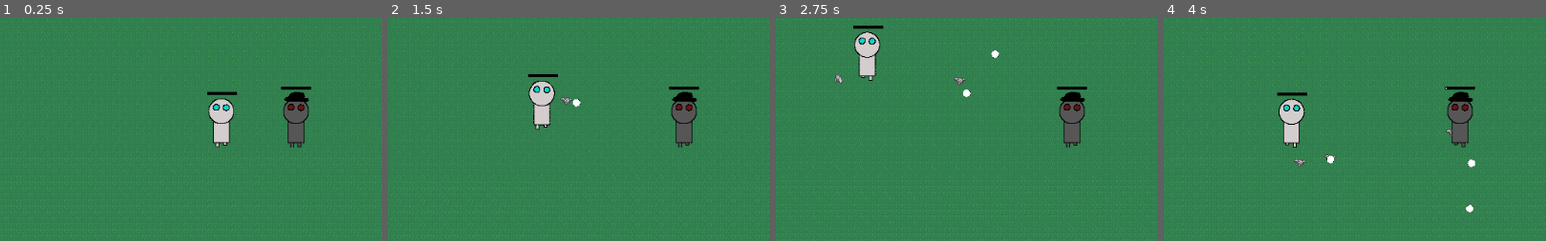
Above: before the commit, frames 1-4 (left to right).
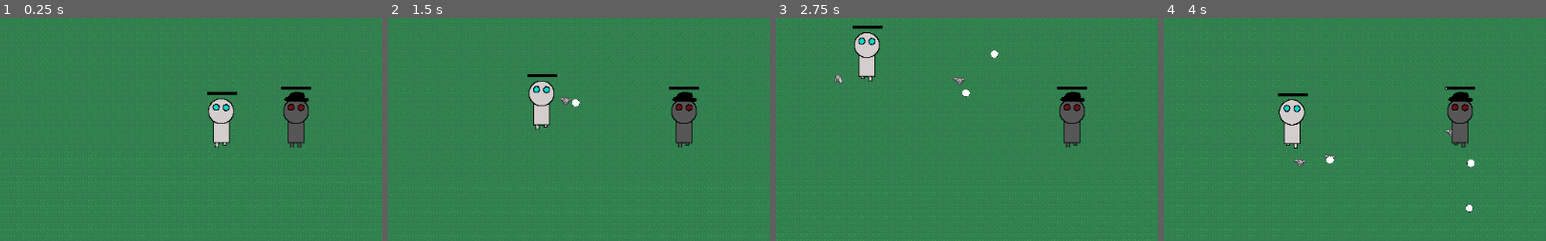
Above: after the commit, the same moments.

Repository: doomium-chloride/kiwijam2021-ADAPT
Game: Godot game, scene res://Levels/TestLevel.tscn
Same seed, same stepped clock (60 frames per second), same inputs: the game is played once before the commit and once after it. This scene is started directly instead of the project's main scene.
Inputs (mouse positions are % of the whole screen's width and height, from its top left):
- Up to frame 1 (0.25 s): no input
- Up to frame 2 (1.5 s): tap Enter (ui_accept) at 0.5, 0.77 s; move the mouse to (72, 45) at 0.52 s; hold Right (ui_right) 0.53-1.28 s; tap A (wasd_a) at 0.6 s; click (72, 45) at 0.67 s; move the mouse to (30, 55) at 1.27 s; hold Down (ui_down) from 1.28 s (still down); tap D (wasd_d) at 1.35 s
- Up to frame 3 (2.75 s): tap Enter (ui_accept) at 1.52 s; move the mouse to (60, 28) at 2.02 s; release Down (ui_down) at 2.03 s; hold Right (ui_right) from 2.03 s (still down); tap S (wasd_s) at 2.1 s
- Up to frame 4 (4 s): move the mouse to (45, 70) at 2.77 s; release Right (ui_right) at 2.78 s; hold Up (ui_up) 2.78-3.53 s; tap W (wasd_w) at 2.85 s; click (45, 70) at 2.92 s; tap Enter (ui_accept) at 3.02, 3.77 s; move the mouse to (80, 65) at 3.52 s; hold Left (ui_left) from 3.53 s (still down); tap A (wasd_a) at 3.6 s
The pictures show only the part of the screen within x 11-61%, y 27-77%; the shares and areas given below are measured in that part.

The runs differ from the first frame. In frame 1, 0.1% of the frame differs, in the area x 54-62%, y 35-59%; in frame 2, 0.3%; in frame 3, 0.4%; in frame 4, 0.6%, in the area x 29-82%, y 33-88%.

Commit message:
Add music to bosslevel

Diff:
--- a/Levels/BossLevel.tscn
+++ b/Levels/BossLevel.tscn
@@ -1,5 +1,6 @@
-[gd_scene load_steps=5 format=2]
+[gd_scene load_steps=6 format=2]
 
+[ext_resource path="res://Sound/The Abyss.ogg" type="AudioStream" id=1]
 [ext_resource path="res://Actors/Player.tscn" type="PackedScene" id=2]
 [ext_resource path="res://Environment/Floor.tscn" type="PackedScene" id=3]
 [ext_resource path="res://Scripts/BossLevel.gd" type="Script" id=4]
@@ -13,3 +14,7 @@
 [node name="Floor" parent="." instance=ExtResource( 3 )]
 
 [node name="AutoBorder" parent="." instance=ExtResource( 5 )]
+
+[node name="AudioStreamPlayer" type="AudioStreamPlayer" parent="."]
+stream = ExtResource( 1 )
+autoplay = true
--- a/Player/Boss.gd
+++ b/Player/Boss.gd
@@ -106,6 +106,8 @@
 	return direction.normalized()
 
 func check_target_is_valid(target):
+	if target == null:
+		return false
 	if adapted:
 		return target.get("is_light") == true
 	else:
--- a/Scripts/Boss.gd
+++ b/Scripts/Boss.gd
@@ -5,7 +5,7 @@
 
 const victory = "res://Menu/VictoryMenu.tscn"
 
-export var speed = 1
+export var speed = 2
 export var max_hp = 100
 var hp = max_hp
 var move_dir = Global.random_direction()
Not shown: 2 places in Actors/Player.tscn that only renumber resources
Not shown, added: Sound/The Abyss.ogg.import
Not shown, added: Sound/The Abyss.ogg
